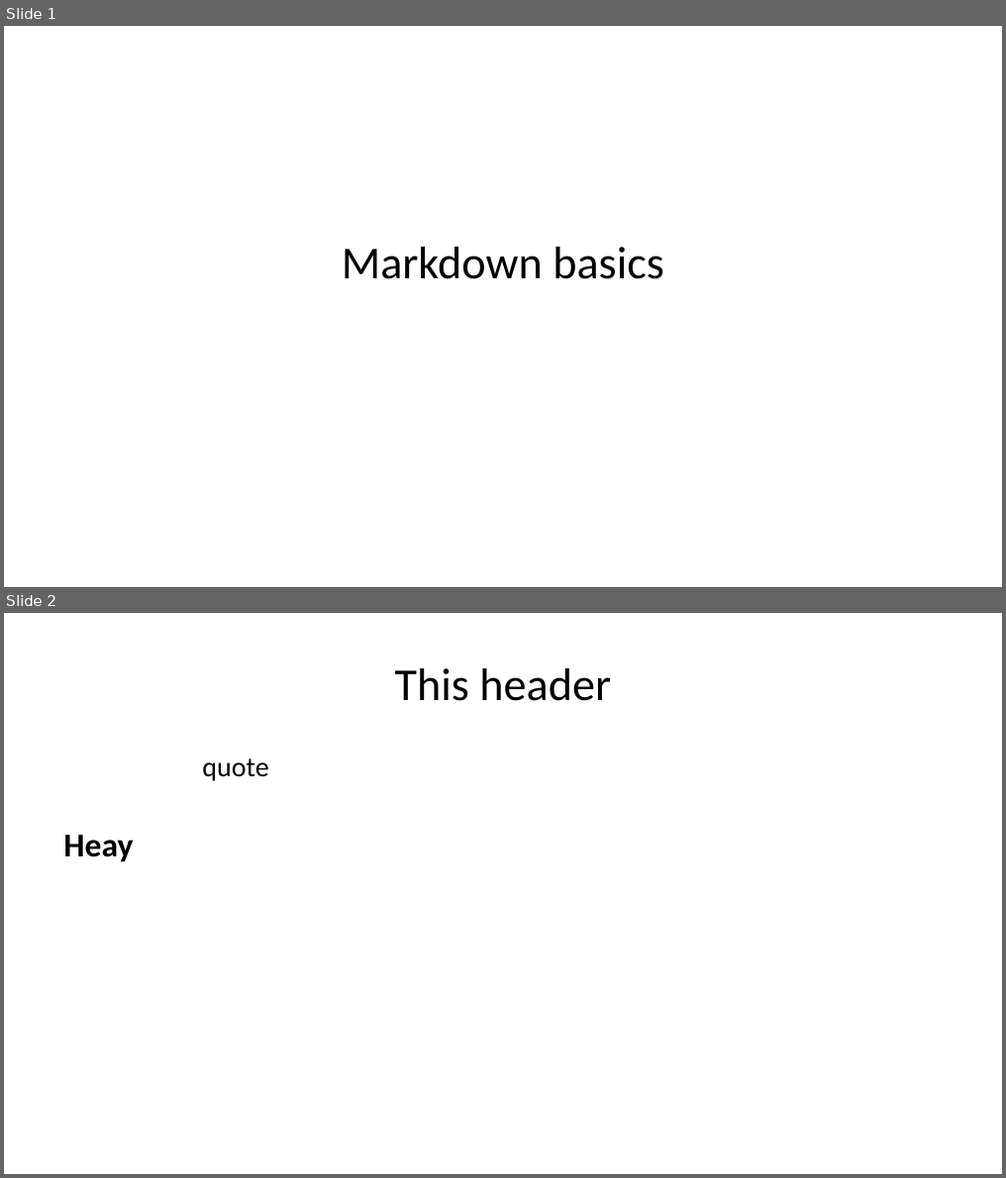
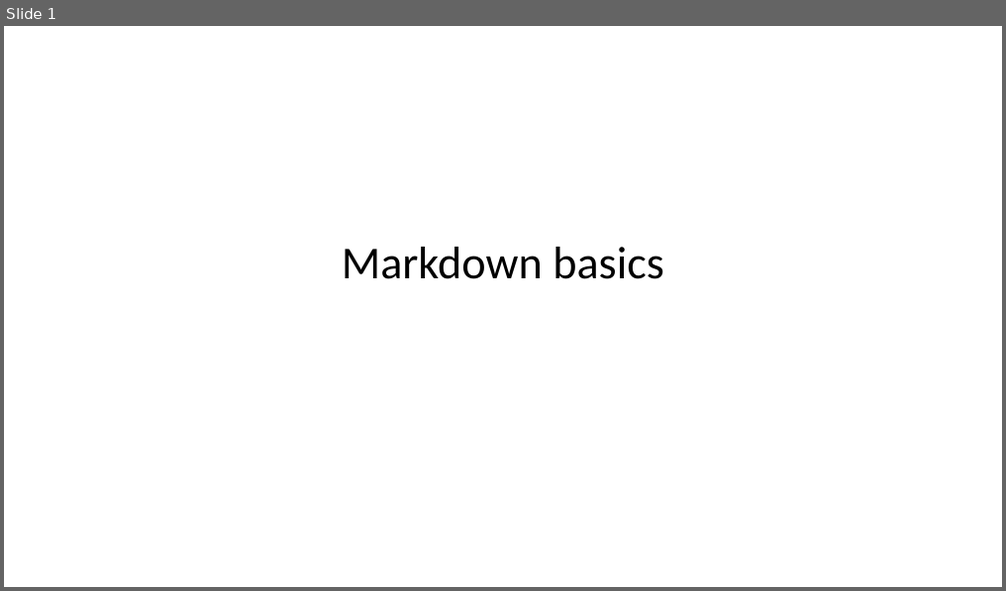
Before and after one commit to smart-edtech/smarties, a slide deck: usage/markdown.pptx. Shown one above the other, each under a label of ours: slides 1 and 2 before the commit, slide 1 after it. The pictures are 1006x1178 and 1006x591 pixels, drawn with LibreOffice and Linux fonts; fonts in the diff are those of the drawing. Boxes give left, top, right and bottom in pixels: in the first picture for what was removed or moved away, otherwise in the second. Text is boxed around its words. In the diff, an @@ line names an element or a change of style, - is before the commit and + after.

```diff
--- a/usage/markdown.pptx
+++ b/usage/markdown.pptx
@@ slide 2 removed at box(4, 613, 1002, 1174), background #FFFFFF @@
@@ title removed at box(395, 668, 611, 701) @@
-This header
@@ text removed at box(63, 759, 268, 862) @@
-quote
-Heay
```
Also in this commit, not shown: 2 slides added, 7 other files.
